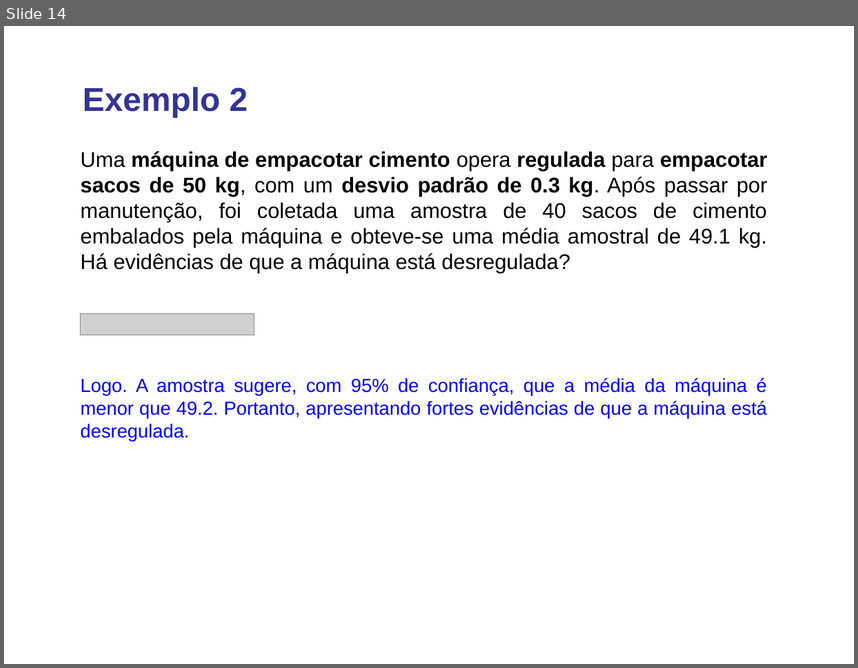
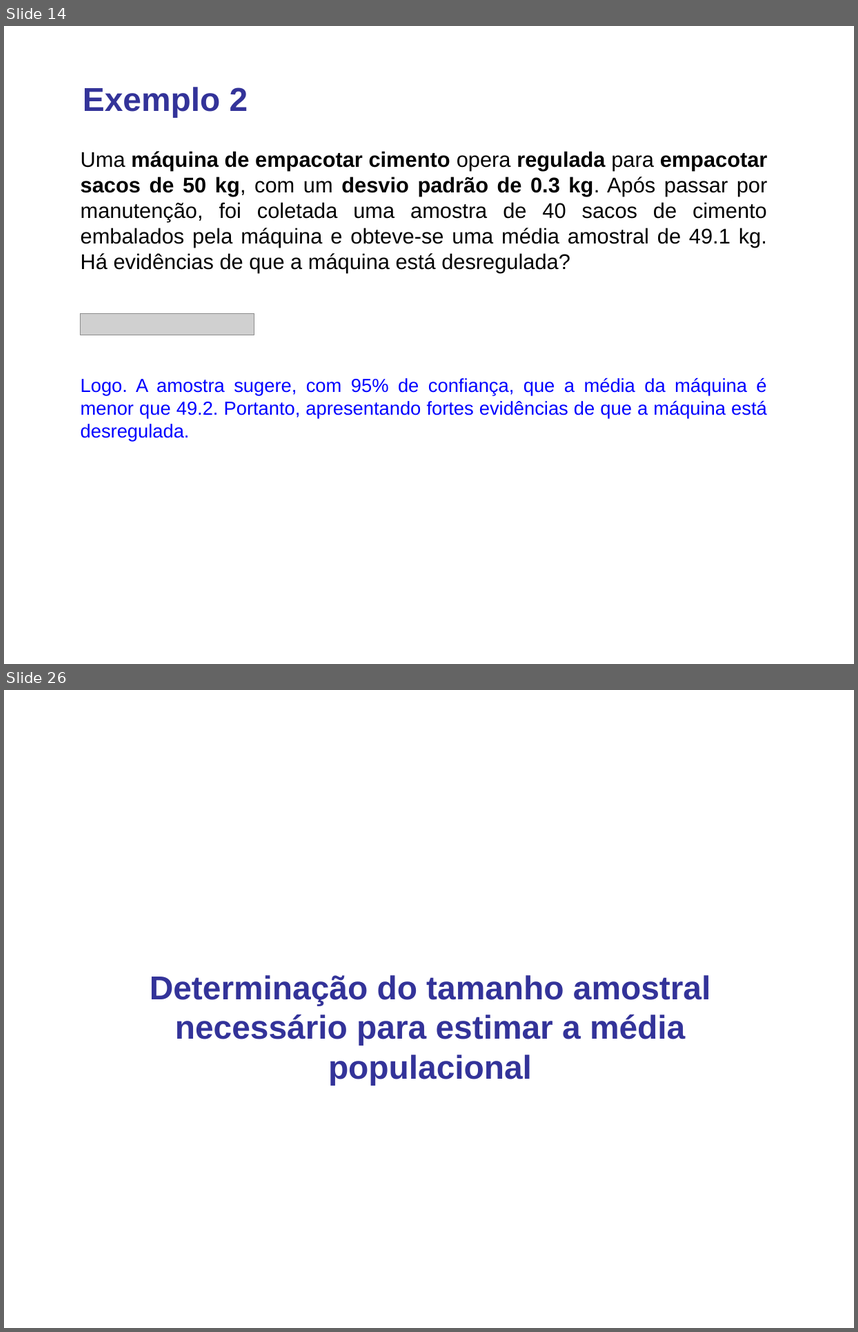
Before and after one commit to lansaviniec/estatistica, a slide deck: 7 estimativas e tamanhos amostrais.ppt. Shown one above the other, each under a label of ours: slide 14 before the commit, slides 14 and 26 after it; the slides between them are not shown. The pictures are 858x668 and 858x1332 pixels, drawn with LibreOffice and Linux fonts; fonts in the diff are those of the drawing; grey boxes stand for pictures. Boxes give left, top, right and bottom in pixels: in the first picture for what was removed or moved away, otherwise in the second. Text is boxed around its words. In the diff, an @@ line names an element or a change of style, - is before the commit and + after.

```diff
--- a/7 estimativas e tamanhos amostrais.ppt
+++ b/7 estimativas e tamanhos amostrais.ppt
@@ slide 26 added at (4, 690, 854, 1328), background #FFFFFF @@
@@ text added at (150, 975, 711, 1085), 28 pt, text #333399, bold @@
+Determinação do tamanho amostral necessário para estimar a média populacional
```
Also in this commit, not shown: 3 slides changed, 13 other slides added, 1 other file.
